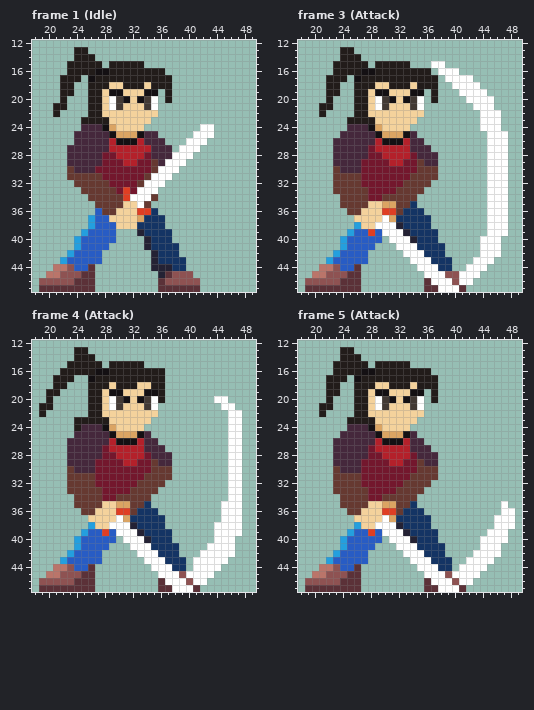
Pixel-art file: Assets/Characters/Swordsman/Base_Aseprite/model3.ase. The picture above is the old version.
64x48 pixels, 17 frames. Shown: frame 1 (Idle): x 18..49, y 12..47; frame 3 (Attack): x 18..49, y 12..47; frame 4 (Attack): x 18..49, y 12..47; frame 5 (Attack): x 18..49, y 12..47. The commit also changed other frames, which this record leaves out.
After the commit:
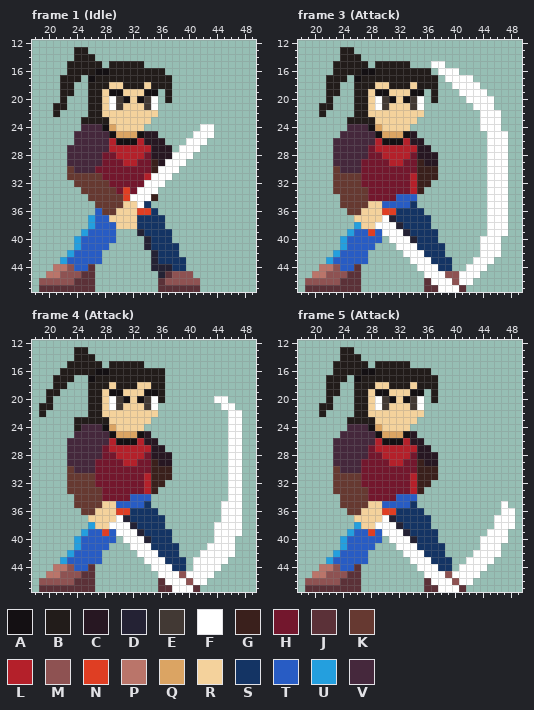
Palette (. is transparent): A #141013  B #221c1a  C #271722  D #242234  E #423934  F #ffffff  G #3a201c  H #73172d  J #5b3138  K #663931  L #b4202a  M #8e5252  N #df3e23  P #ba756a  Q #dba463  R #f4d29c  S #143464  T #285cc4  U #249fde  V #45283c
Difference:
Frame 1 (Idle), layer "Braço 2":
Colour V gives way to colour C in row 25 at x 34 to 35; in row 26 at x 34 to 36; in rows 27 to 28 at x 35 to 37; in row 29 at x 36.
Colour K gives way to colour G in rows 29 to 30 at x 35; in row 34 at x 35.
Colour K gives way to colour H in row 32 at x 33.
Colour K gives way to colour L in row 31 at x 34.
Colour K gives way to colour S in row 35 at x 34.
Colour Q gives way to colour S in row 37 at x 33.
Frame 3 (Attack), layer "Braço 2":
Colour V gives way to colour C in row 25 at x 34; in row 26 at x 34 to 35; in row 27 at x 35 to 36; in row 28 at x 35 to 37; in row 29 at x 36 to 37.
Colour Q gives way to colour D in row 37 at x 31.
Colour K gives way to colour G in row 29 at x 35; in rows 30 to 31 at x 35 to 37; in row 32 at x 35 to 36; in row 33 at x 35.
Colour K gives way to colour H in row 32 at x 33; in row 33 at x 32 to 33; in row 34 at x 30 to 31.
Colour K gives way to colour L in rows 31 to 33 at x 34.
Colour V gives way to colour L in row 27 at x 34.
Colour K gives way to colour S in row 36 at x 32.
Colour K gives way to colour T in row 34 at x 32 to 34; in row 35 at x 32 to 33.
Colour Q gives way to colour T in row 35 at x 30 to 31.
Frame 4 (Attack), layer "Braço 2": the same change as frame 3 (Attack)
Frame 5 (Attack), layer "Braço 2": the same change as frame 3 (Attack)
